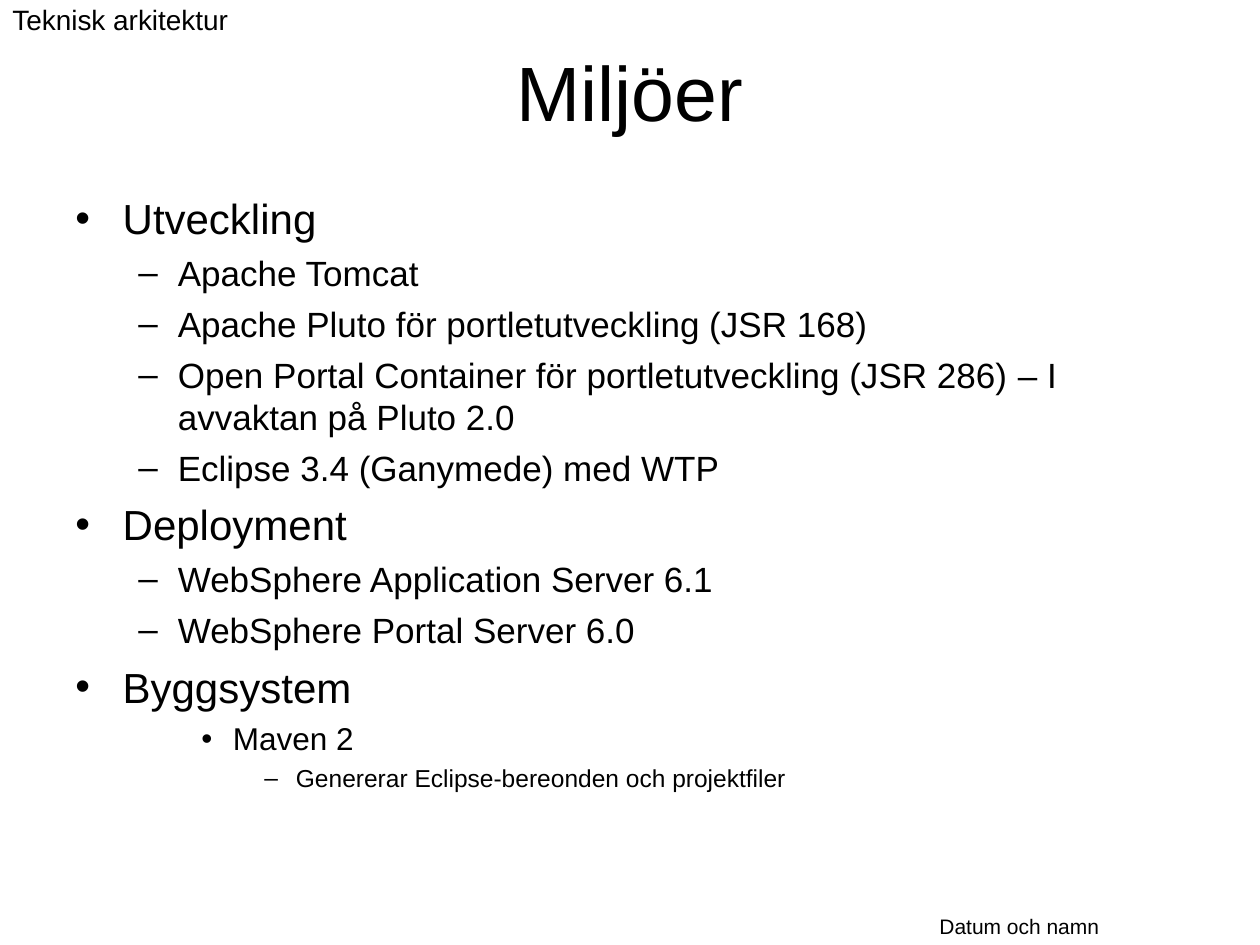
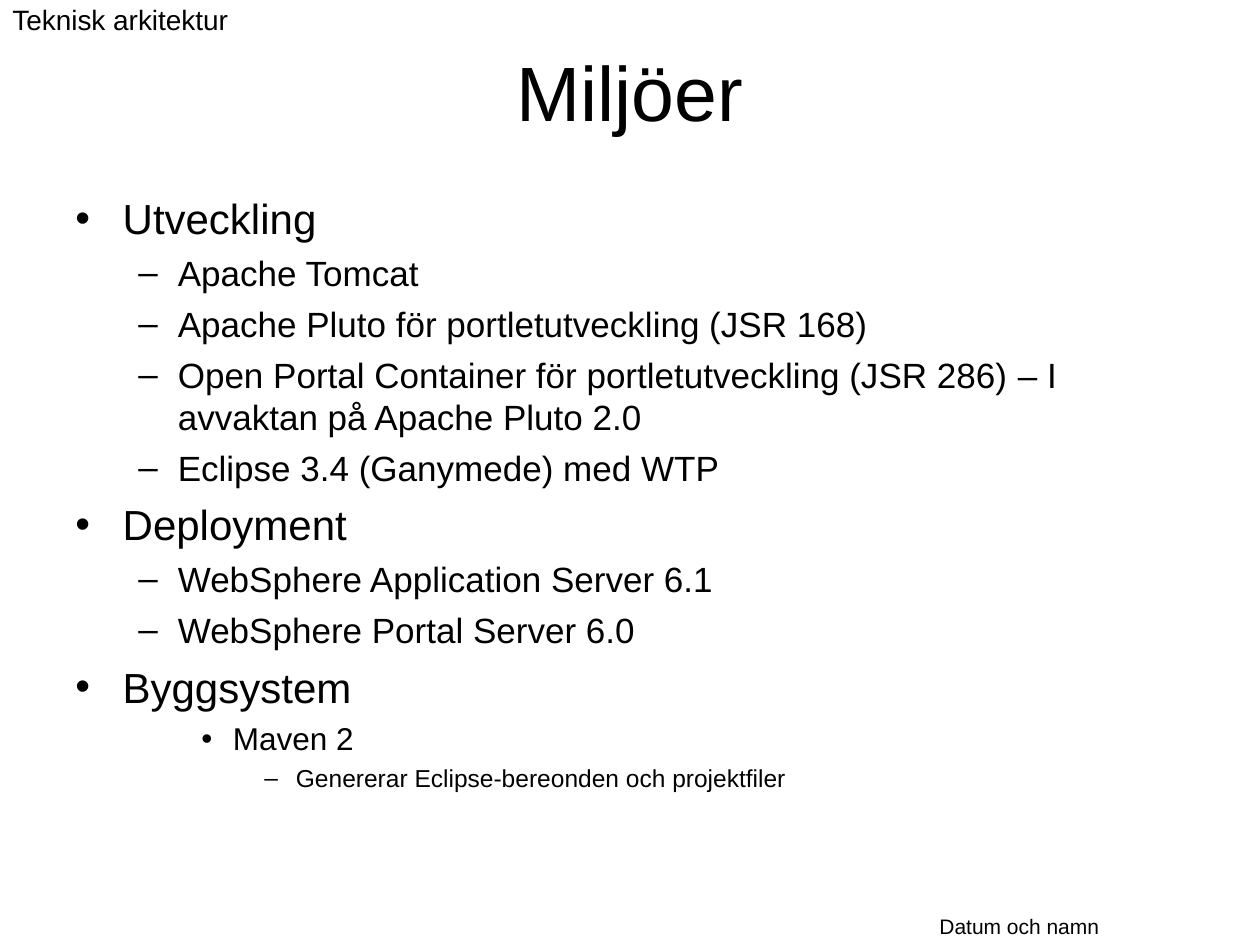
Before and after one commit to Vastra-Gotalandsregionen/oppna-program-hsatools, a slide deck: slide 50 of reference-architecture/Introduktion/Referensarkitektur_oversikt.ppt. Drawn at 1260x945 pixels with LibreOffice and Linux fonts; fonts in the diff are those of the drawing; background and template pictures are left out. Boxes give left, top, right and bottom in pixels: in the first picture for what was removed or moved away, otherwise in the second. Text is boxed around its words. In the diff, an @@ line names an element or a change of style, - is before the commit and + after.

```diff
--- a/reference-architecture/Introduktion/Referensarkitektur_oversikt.ppt
+++ b/reference-architecture/Introduktion/Referensarkitektur_oversikt.ppt
@@ text at [178, 362, 1057, 437]: text changed @@
-  – Open Portal Container för portletutveckling (JSR 286) – I avvaktan på Pluto 2.0
+  – Open Portal Container för portletutveckling (JSR 286) – I avvaktan på Apache Pluto 2.0
```
Also in this commit, not shown: 1 other slide changed.
